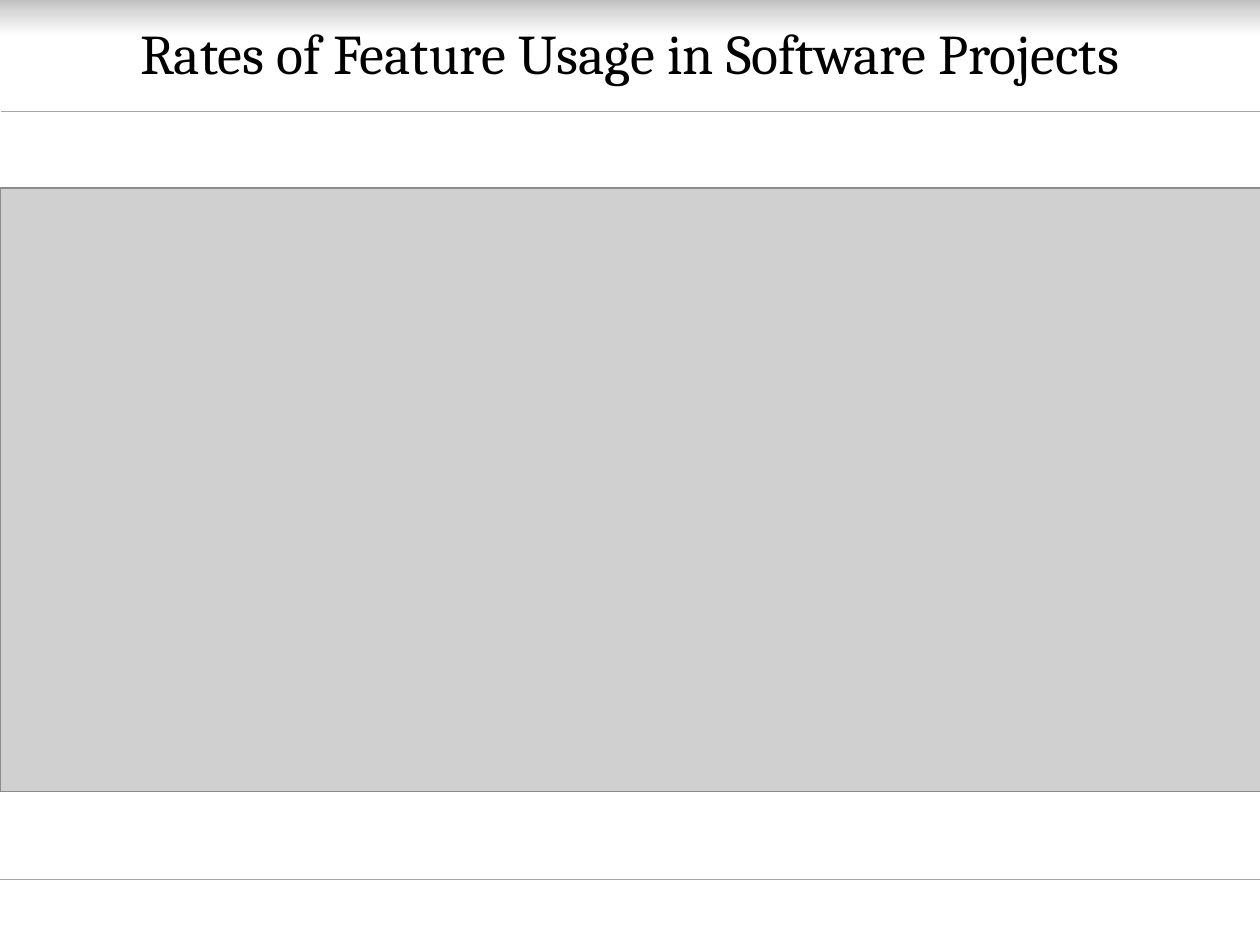
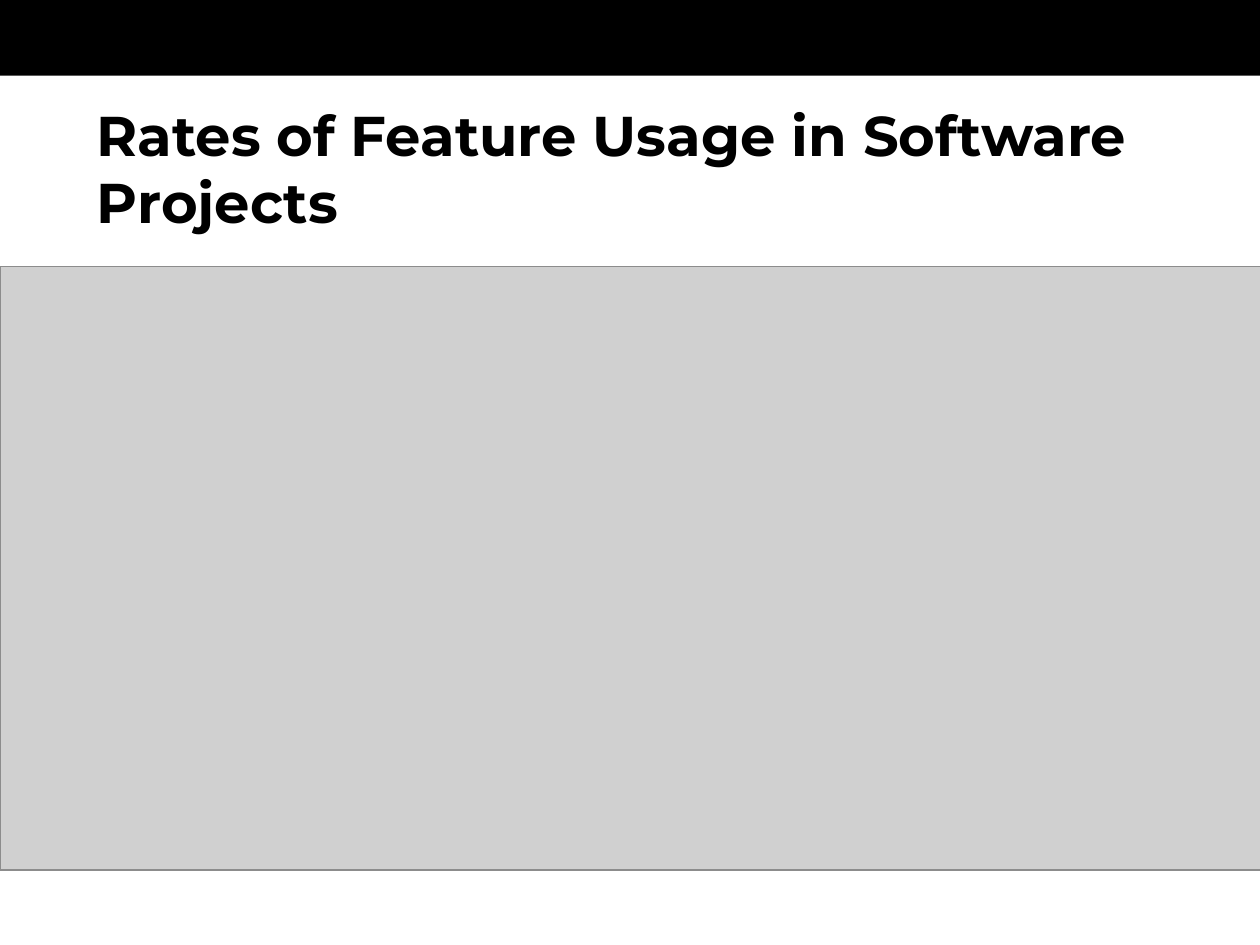
Before and after one commit to oerich/EDA397, a slide deck: slide 6 of Slides/src/agile-dev-processes-nnn-lean.pptx. Drawn at 1260x945 pixels with LibreOffice and Linux fonts; fonts in the diff are those of the drawing; grey boxes stand for pictures; background and template pictures are left out. Boxes give left, top, right and bottom in pixels: in the first picture for what was removed or moved away, otherwise in the second. Text is boxed around its words. In the diff, an @@ line names an element or a change of style, - is before the commit and + after.

```diff
--- a/Slides/src/agile-dev-processes-nnn-lean.pptx
+++ b/Slides/src/agile-dev-processes-nnn-lean.pptx
@@ rectangle: place and size @@
-rectangle at (0,0,1260,37)
+rectangle at (0,0,1260,76)
@@ rectangle at (0,0,1260,76): fill gradient #BFBFBF to #D9D9D9 to #FFFFFF to #000000 @@
@@ line removed from (0, 112) to (1260, 112) @@
@@ title "Rates of Feature Usage in ...": place and size @@
-title "Rates of Feature Usage in ..." at (140,34,1119,87)
+title "Rates of Feature Usage in ..." at (97,112,1126,235)
@@ title "Rates of Feature Usage in ..." at (97,112,1126,235): font Cambria to Montserrat, bold on; alignment centre to left @@
@@ picture: place and size @@
-picture at (0,188,1260,791)
+picture at (0,267,1260,871)
@@ line removed from (0, 879) to (1260, 879) @@
```
Also in this commit, not shown: 19 other slides changed, 2 slides added, 2 slides removed.
